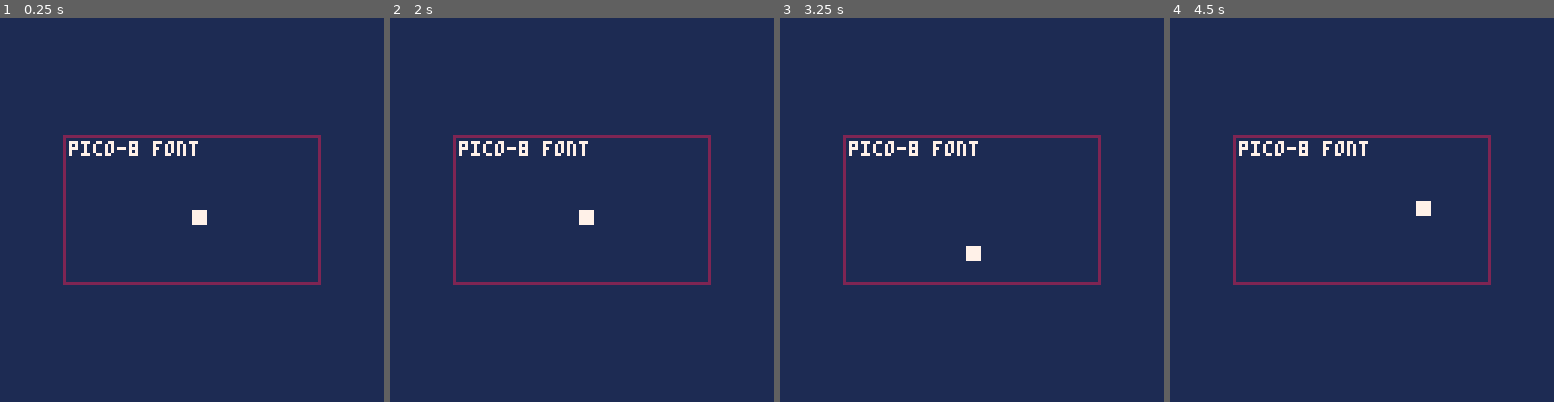
Above: before the commit, frames 1-4 (left to right).
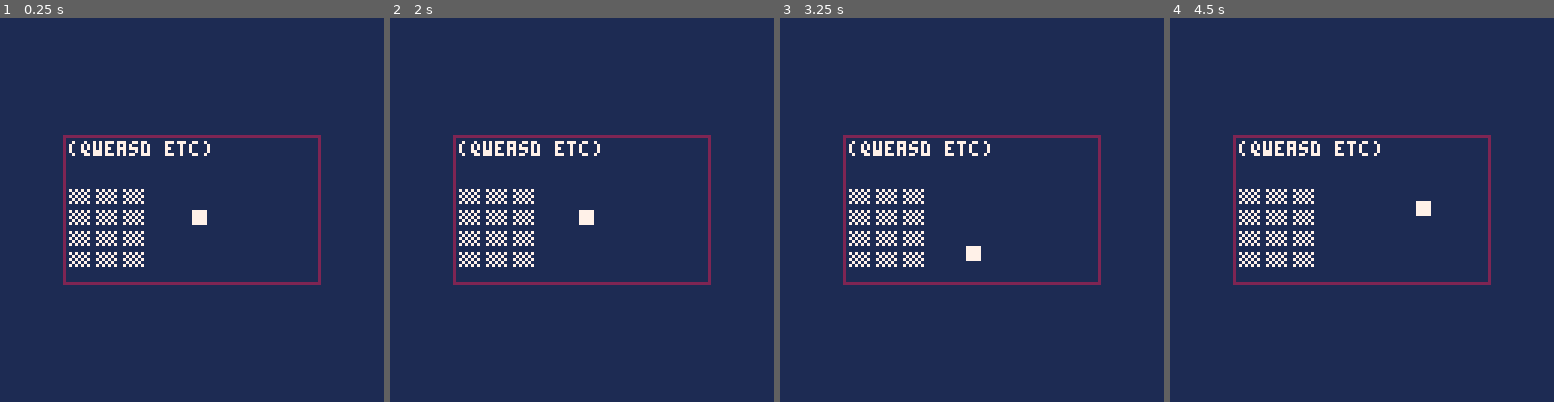
Above: after the commit, the same moments.

Repository: pancelor/nokiajam-pico8-template
Game: PICO-8 cartridge game.p8
The game is run twice, just before and just after one commit, with the same random seed, the same clock (stepped at 60 frames per second) and the same inputs.
Inputs:
- Up to frame 1 (0.25 s): no input
- Up to frame 2 (2 s): hold Left from 1.97 s (still down)
- Up to frame 3 (3.25 s): release Left at 2.37 s; hold Down 2.42-2.82 s; hold Right from 2.87 s (still down)
- Up to frame 4 (4.5 s): release Right at 3.53 s; hold Up 3.58-4.08 s; hold Right from 4.13 s (still down)

The runs differ from the first frame. In frame 1, 1.9% of the frame differs, in the area x 17-55%, y 32-65%; in frame 2, 1.9%; in frame 3, 1.9%; in frame 4, 1.9%.

Commit message:
12-keypad support

Diff:
--- a/game.p8
+++ b/game.p8
@@ -13,15 +13,17 @@
 	px,py = 42,24
 	-- setup font
 	?"⁶!5600⁷⁸\t\0\0¹\0\0UUUUUEDUEu⁷@UwdTgwwwwDfvpgwuGu$wwfu▶wWUutwwwG⁶◀\0⁷gp▮\0gfW\0\0\0\0\0\0\0\0\0\0\0\0\0\0\0\0\0\0\0\ …(2741 unchanged characters)…
+	-- read full keyboard
+	poke(0x5f2d,1)
 end
 
 function _update()
 	-- read input
 	local dx,dy = 0,0
-	if btn(0) then dx -= 1 end
-	if btn(1) then dx += 1 end
-	if btn(2) then dy -= 1 end
-	if btn(3) then dy += 1 end
+	if btn(0) or numpad(7) then dx -= 1 end
+	if btn(1) or numpad(9) then dx += 1 end
+	if btn(2) or numpad(5) then dy -= 1 end
+	if btn(3) or numpad(8) then dy += 1 end
 
 	-- move
 	if dx~=0 or dy~=0 then
@@ -43,17 +45,42 @@
 end
 
 function _draw()
-	cls(1)
 	-- draw your game:
 	-- - with colors 1 and 7
 	-- - between 0,0 and 83,47 (inclusive)
+	cls(1)
+	print("\14keypad",1,1,7)
+	print("(qweasd etc)")
+
+	-- draw numpad
+	for i=1,12 do
+		local char = numpad(i) and "█" or "▒"
+		local x,y = (i-1)%3,(i-1)\3
+		print(char,1+x*9,17+y*7)
+	end
+
 	spr(1,px,py)
-	print("\14nokia font",1,1,7)
-	print("pico-8 font")
 end
 
 -->8
--- this must be in the last tab
+-- tools
+
+--  numpad(x) | keyboard
+-- -----------+----------
+--  1  2  3   |  1 2 3
+--  4  5  6   |  q w e
+--  7  8  9   |  a s d
+-- 10 11 12   |  z x c
+function numpad(x)
+	-- https://fossies.org/linux/SDL2/include/SDL_scancode.h
+	local kmap = {30,31,32,20,26,8,4,22,7,29,27,6}
+	local scancode = kmap[tonum(x or 0)]
+	return stat(28,scancode)
+end
+
+-->8
+-- nokia template
+-- this must be the last tab
 
 _camera,camera=camera,function(x,y)
 	--align to pause menu
Not shown, changed: the thumbnail (__label__) section of game.p8
Not shown, changed: the sound effects (__sfx__) section of game.p8
Not shown, changed: README.md
